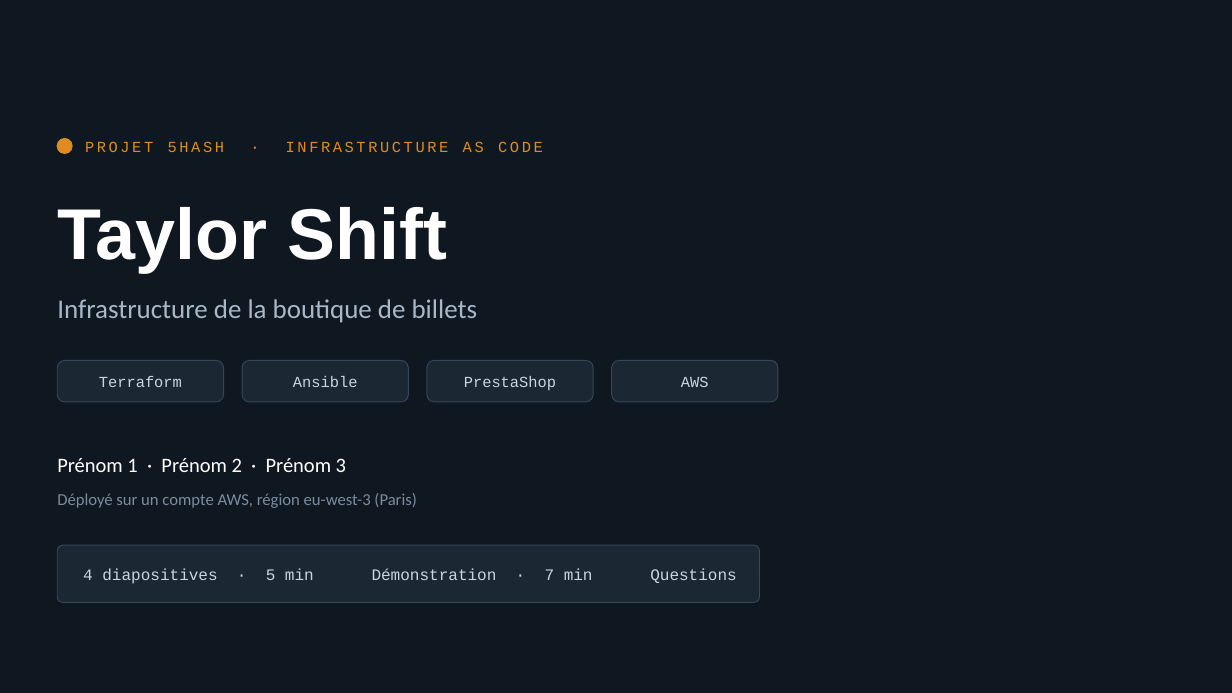
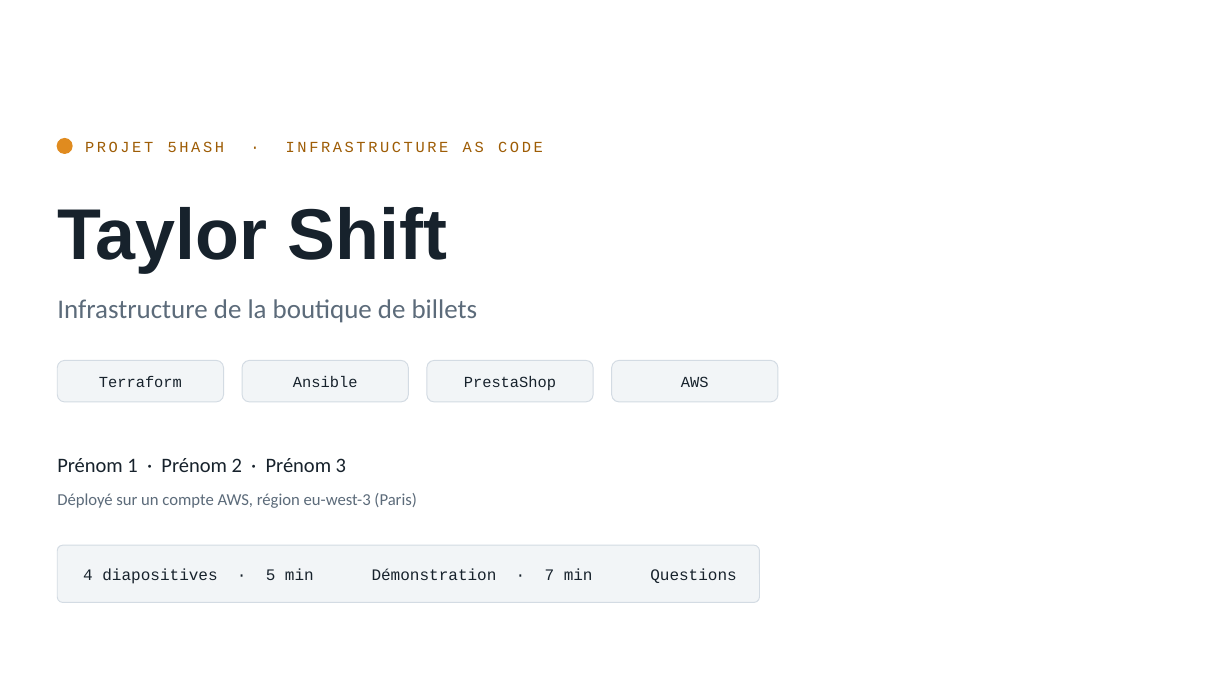
Before and after one commit to rayenebnt/5HASH, a slide deck: slide 1 of docs/soutenance-5hash.pptx. Drawn at 1232x693 pixels with LibreOffice and Linux fonts; fonts in the diff are those of the drawing. Boxes give left, top, right and bottom in pixels: in the first picture for what was removed or moved away, otherwise in the second. Text is boxed around its words. In the diff, an @@ line names an element or a change of style, - is before the commit and + after.

```diff
--- a/docs/soutenance-5hash.pptx
+++ b/docs/soutenance-5hash.pptx
@@ background #0F1720 to #FFFFFF @@
@@ text "PROJET 5HASH · INFRASTRUCTURE AS ..." at bbox=[85, 141, 543, 152]: text colour #E08B1F to #9E5D06 @@
@@ text "Taylor Shift" at bbox=[57, 207, 447, 273]: text colour #FFFFFF to #17222C @@
@@ text "Infrastructure de la boutique de ..." at bbox=[57, 299, 478, 323]: text colour #A8B8C8 to #5C6B7A @@
@@ text "Prénom 1 · Prénom 2 ..." at bbox=[57, 458, 346, 472]: text colour #FFFFFF to #17222C @@
@@ text "Déployé sur un compte AWS, ..." at bbox=[57, 493, 416, 508]: text colour #7A8C9E to #5C6B7A @@
@@ fill #1B2732 to #F2F5F7; outline #35475A 0.75 pt to #D3DBE3 0.75 pt in 5 elements at bbox=[57, 360, 224, 402], bbox=[242, 360, 409, 402], bbox=[427, 360, 593, 402], bbox=[612, 360, 778, 402], bbox=[57, 545, 760, 603] @@
@@ text colour #C9D6E2 to #17222C in 5 elements at bbox=[99, 376, 182, 387], bbox=[293, 376, 358, 387], bbox=[464, 376, 556, 390], bbox=[681, 376, 709, 387], bbox=[83, 568, 737, 584] @@
```
Also in this commit, not shown: 1 other slide changed, 1 other file.
